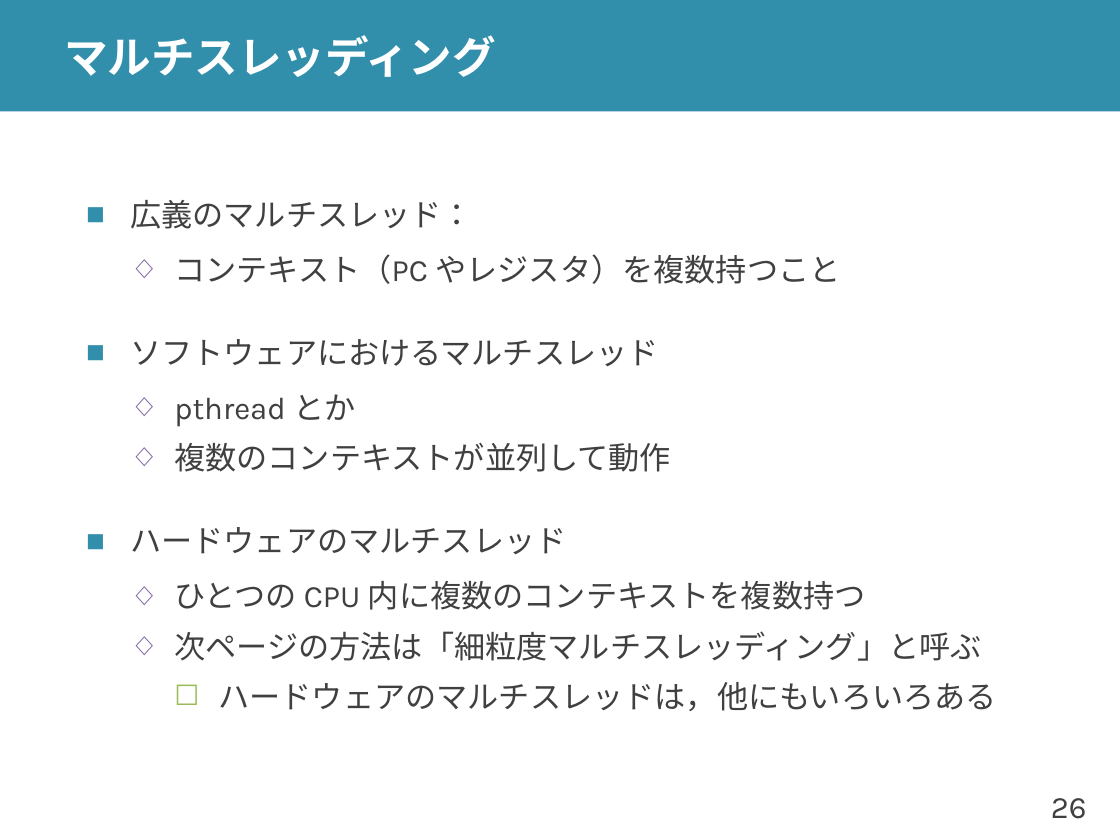
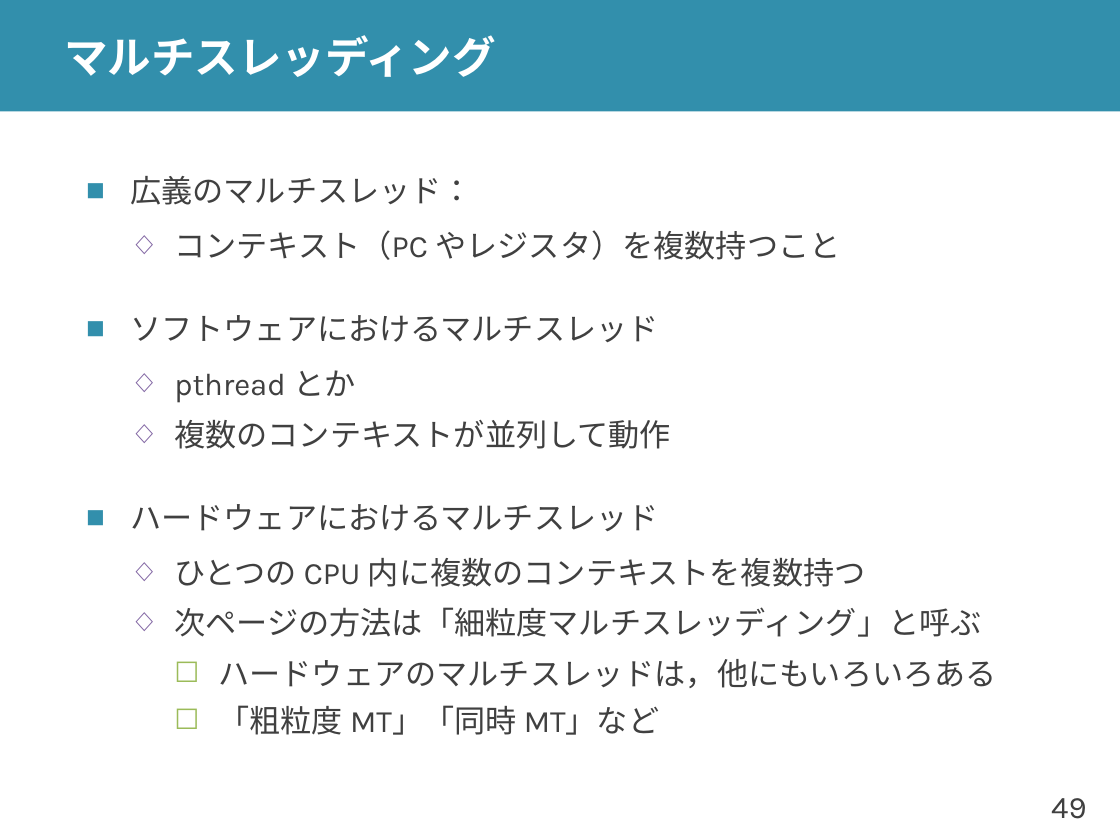
Before and after one commit to shioyadan/advanced-computer-organization, a slide deck: slide 49 of aco-shioya-05.pptx (slide 26 before the commit). Drawn at 1120x840 pixels with LibreOffice and Linux fonts; fonts in the diff are those of the drawing. Boxes give left, top, right and bottom in pixels: in the first picture for what was removed or moved away, otherwise in the second. Text is boxed around its words. In the diff, an @@ line names an element or a change of style, - is before the commit and + after.

```diff
--- a/aco-shioya-05.pptx
+++ b/aco-shioya-05.pptx
@@ text at (x1=130, y1=504, x2=658, y2=531): text changed @@
-■ ハードウェアのマルチスレッド
+■ ハードウェアにおけるマルチスレッド
@@ text at (x1=218, y1=705, x2=659, y2=735): paragraph added @@
+    ☐ 「粗粒度 MT」「同時 MT」など
@@ page number at (x1=1051, y1=798, x2=1086, y2=819): text changed @@
-26
+49
```
Also in this commit, not shown: 17 other slides changed, 23 slides added, 1 other file.
